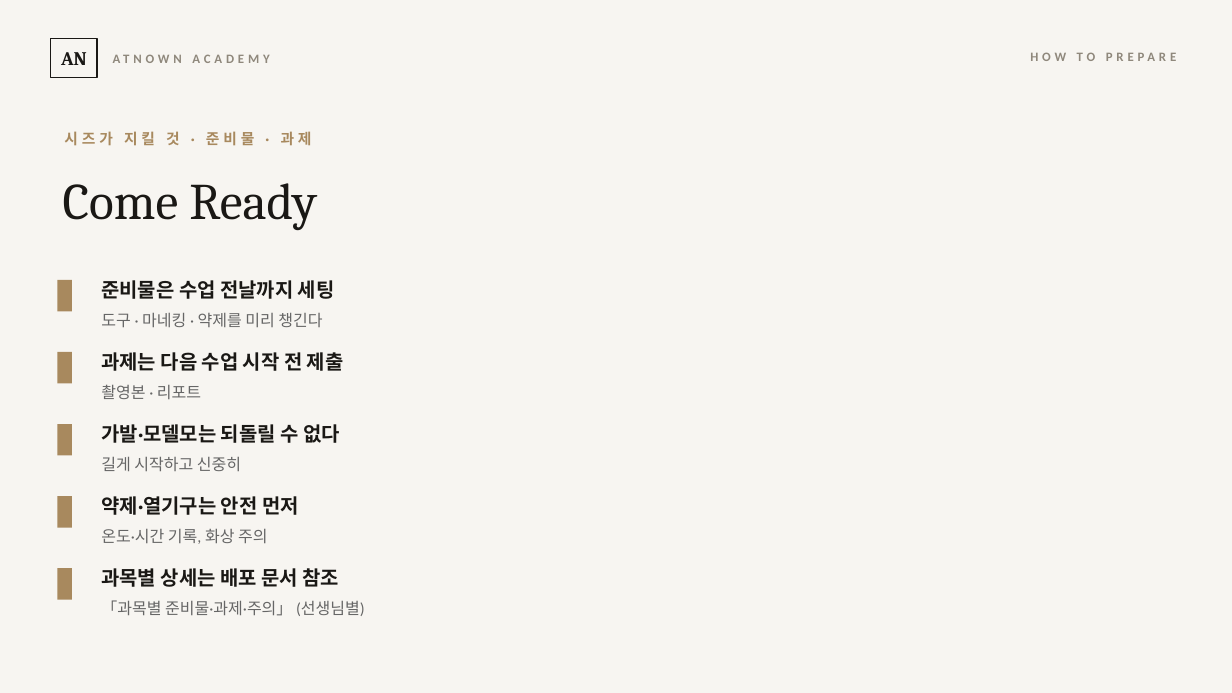
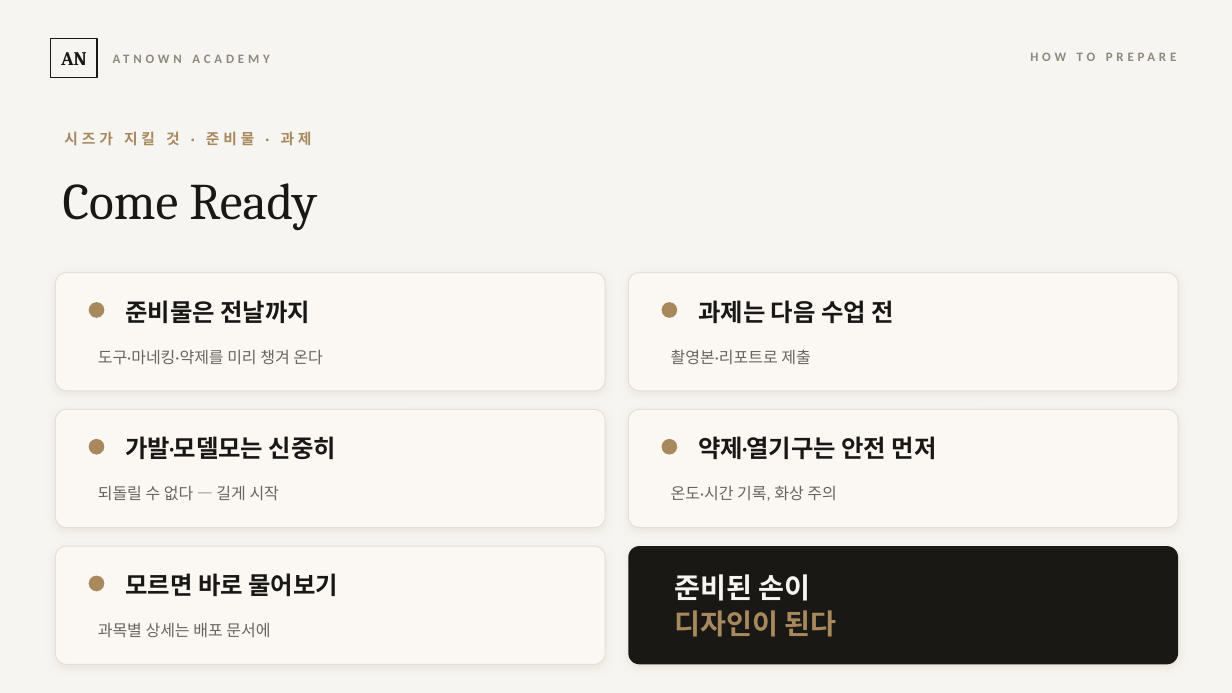
Before and after one commit to cksghrj22-bot/-, a slide deck: slide 6 of content/교육/2026-07-23_교육시스템_정본/시즈_오리엔테이션.pptx. Drawn at 1232x693 pixels with LibreOffice and Linux fonts; fonts in the diff are those of the drawing. Boxes give left, top, right and bottom in pixels: in the first picture for what was removed or moved away, otherwise in the second. Text is boxed around its words. In the diff, an @@ line names an element or a change of style, - is before the commit and + after.

```diff
--- a/content/교육/2026-07-23_교육시스템_정본/시즈_오리엔테이션.pptx
+++ b/content/교육/2026-07-23_교육시스템_정본/시즈_오리엔테이션.pptx
@@ rounded rectangle added at (55, 273, 605, 391), fill #FBF8F3, outline #E4DFD6 0.75 pt @@
@@ rectangle removed at (57, 280, 72, 311) @@
@@ rounded rectangle added at (628, 273, 1178, 391), fill #FBF8F3, outline #E4DFD6 0.75 pt @@
@@ ellipse added at (89, 302, 104, 318), fill #A8895E @@
@@ text at (125, 300, 311, 324): text changed; size 15.5 to 19 pt; font Calibri to Cambria @@
-준비물은 수업 전날까지 세팅
+준비물은 전날까지
@@ ellipse added at (662, 302, 677, 318), fill #A8895E @@
@@ text at (698, 300, 894, 324): text changed; size 15.5 to 19 pt; font Calibri to Cambria @@
-과제는 다음 수업 시작 전 제출
+과제는 다음 수업 전
@@ rectangle removed at (57, 352, 72, 384) @@
@@ text at (98, 350, 322, 364): text changed; text colour #666666 to #6A655C @@
-도구 · 마네킹 · 약제를 미리 챙긴다
+도구·마네킹·약제를 미리 챙겨 온다
@@ text at (671, 349, 810, 364): text changed; text colour #666666 to #6A655C @@
-촬영본 · 리포트
+촬영본·리포트로 제출
@@ rounded rectangle added at (55, 409, 605, 528), fill #FBF8F3, outline #E4DFD6 0.75 pt @@
@@ rounded rectangle added at (628, 409, 1178, 528), fill #FBF8F3, outline #E4DFD6 0.75 pt @@
@@ rectangle removed at (57, 424, 72, 456) @@
@@ ellipse: place and size @@
-ellipse at (57, 496, 72, 528)
+ellipse at (89, 439, 104, 455)
@@ ellipse at (89, 439, 104, 455): rectangle to ellipse @@
@@ text at (125, 436, 336, 459): text changed; size 15.5 to 19 pt; font Calibri to Cambria @@
-가발·모델모는 되돌릴 수 없다
+가발·모델모는 신중히
@@ ellipse added at (662, 439, 677, 455), fill #A8895E @@
@@ text "약제·열기구는 안전 먼저": place and size @@
-text "약제·열기구는 안전 먼저" at (101, 496, 299, 515)
+text "약제·열기구는 안전 먼저" at (698, 436, 937, 460)
@@ text "약제·열기구는 안전 먼저" at (698, 436, 937, 460): size 15.5 to 19 pt, font Calibri to Cambria @@
@@ text removed at (101, 457, 241, 471) @@
-길게 시작하고 신중히
@@ text "온도·시간 기록, 화상 주의": place and size @@
-text "온도·시간 기록, 화상 주의" at (101, 529, 267, 544)
+text "온도·시간 기록, 화상 주의" at (671, 486, 836, 501)
@@ text "온도·시간 기록, 화상 주의" at (671, 486, 836, 501): text colour #666666 to #6A655C @@
@@ text added at (98, 486, 279, 500), 12.5 pt, text #6A655C @@
+되돌릴 수 없다 — 길게 시작
@@ rounded rectangle added at (55, 546, 605, 665), fill #FBF8F3, outline #E4DFD6 0.75 pt @@
@@ rectangle removed at (57, 568, 72, 600) @@
@@ rounded rectangle added at (628, 546, 1178, 665), fill #1A1815 @@
@@ ellipse added at (89, 576, 104, 592), fill #A8895E @@
@@ text added at (125, 573, 338, 597), 19 pt, text #1A1815, bold @@
+모르면 바로 물어보기
@@ text added at (674, 574, 836, 637), 22 pt, text #A8895E, bold @@
+준비된 손이
+디자인이 된다
@@ text at (98, 623, 270, 637): text changed; size 15.5 to 12.5 pt; text colour #1A1815 to #6A655C; bold off @@
-과목별 상세는 배포 문서 참조
+과목별 상세는 배포 문서에
@@ text removed at (101, 600, 365, 616) @@
-「과목별 준비물·과제·주의」 (선생님별)
```
Also in this commit, not shown: 2 other slides changed.
